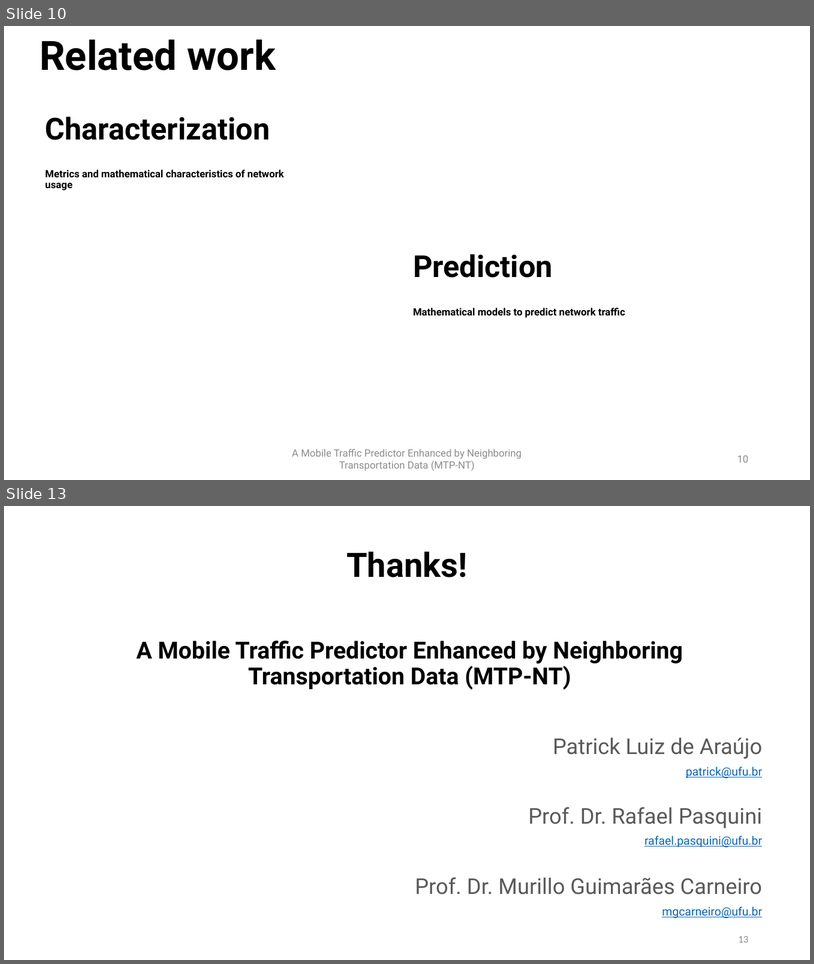
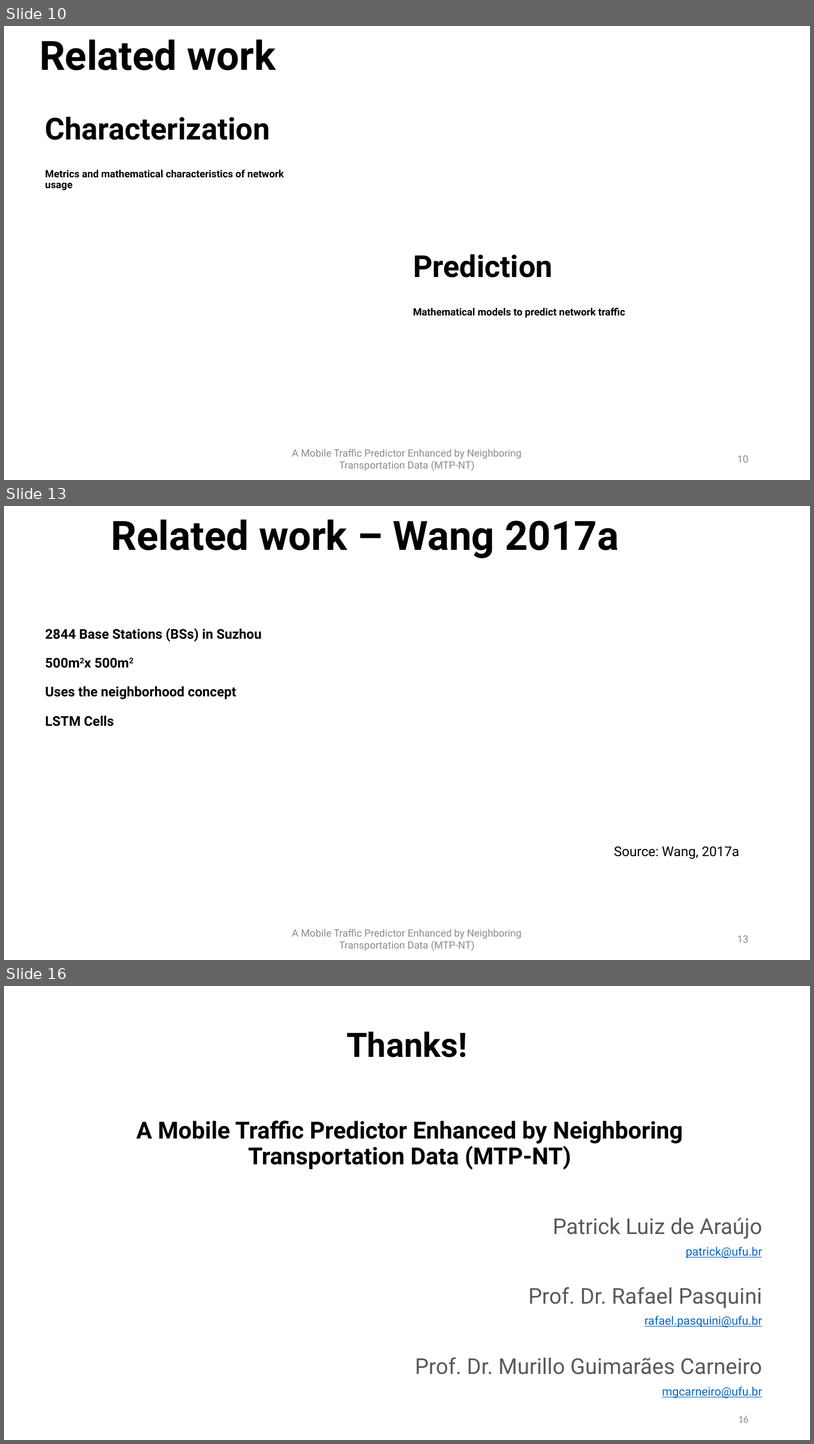
Before and after one commit to PatrickLdA/milan-telecom-analysis, a slide deck: defesa.pptx. Shown one above the other, each under a label of ours: slides 10 and 13 before the commit, slides 10, 13 and 16 after it; the slides between them are not shown. The pictures are 814x964 and 814x1444 pixels, drawn with LibreOffice and Linux fonts; fonts in the diff are those of the drawing. Boxes give left, top, right and bottom in pixels: in the first picture for what was removed or moved away, otherwise in the second. Text is boxed around its words. In the diff, an @@ line names an element or a change of style, - is before the commit and + after.

```diff
--- a/defesa.pptx
+++ b/defesa.pptx
@@ slide 13 added at (x1=4, y1=506, x2=810, y2=960), background #FFFFFF @@
@@ text added at (x1=111, y1=519, x2=619, y2=558), 48 pt, text #000000, bold @@
+Related work – Wang 2017a
@@ title added at (x1=45, y1=628, x2=261, y2=726), 16 pt, text #000000, bold @@
+2844 Base Stations (BSs) in Suzhou
+500m2x 500m2
+Uses the neighborhood concept
+LSTM Cells
@@ text added at (x1=614, y1=846, x2=740, y2=859), 16 pt, text #000000 @@
+Source: Wang, 2017a
@@ text added at (x1=292, y1=928, x2=522, y2=951), 12 pt, text #8C8C8C @@
+A Mobile Traffic Predictor Enhanced by Neighboring Transportation Data (MTP-NT)
@@ page number added at (x1=738, y1=935, x2=749, y2=942), 12 pt, text #8C8C8C @@
+13
@@ what was slide 13 is now slide 16 @@
@@ page number at (x1=738, y1=1416, x2=749, y2=1422): text changed @@
-13
+16
```
Also in this commit, not shown: 5 slides changed, 2 other slides added.
